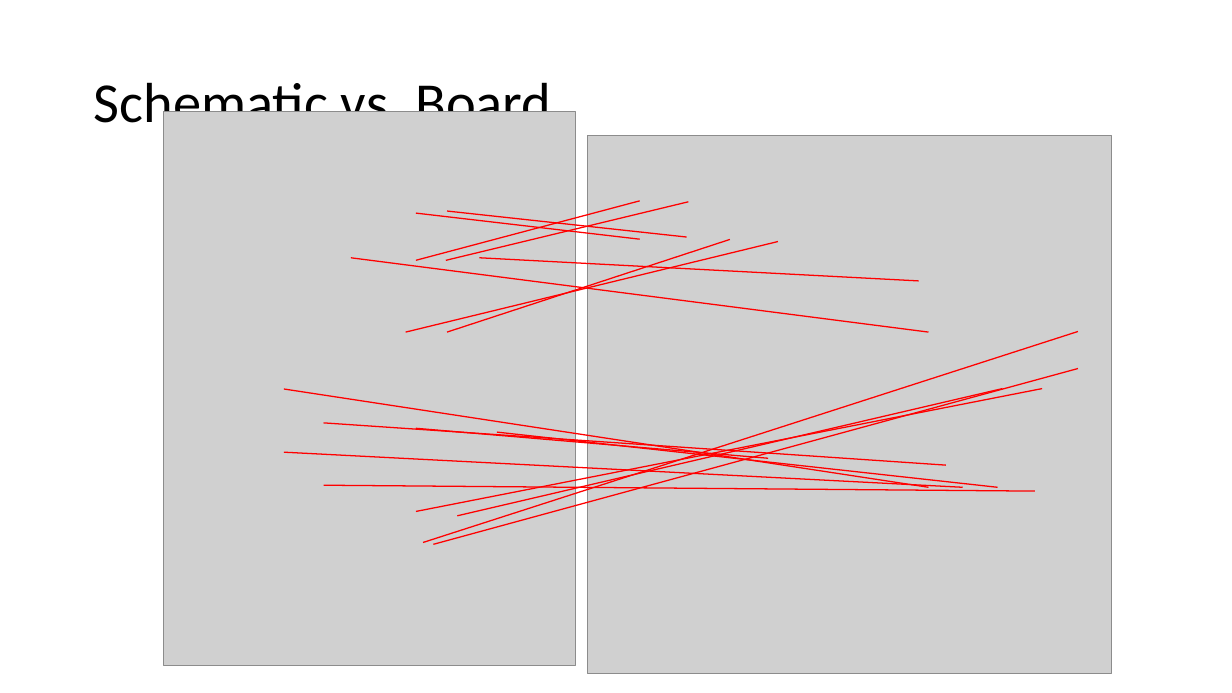
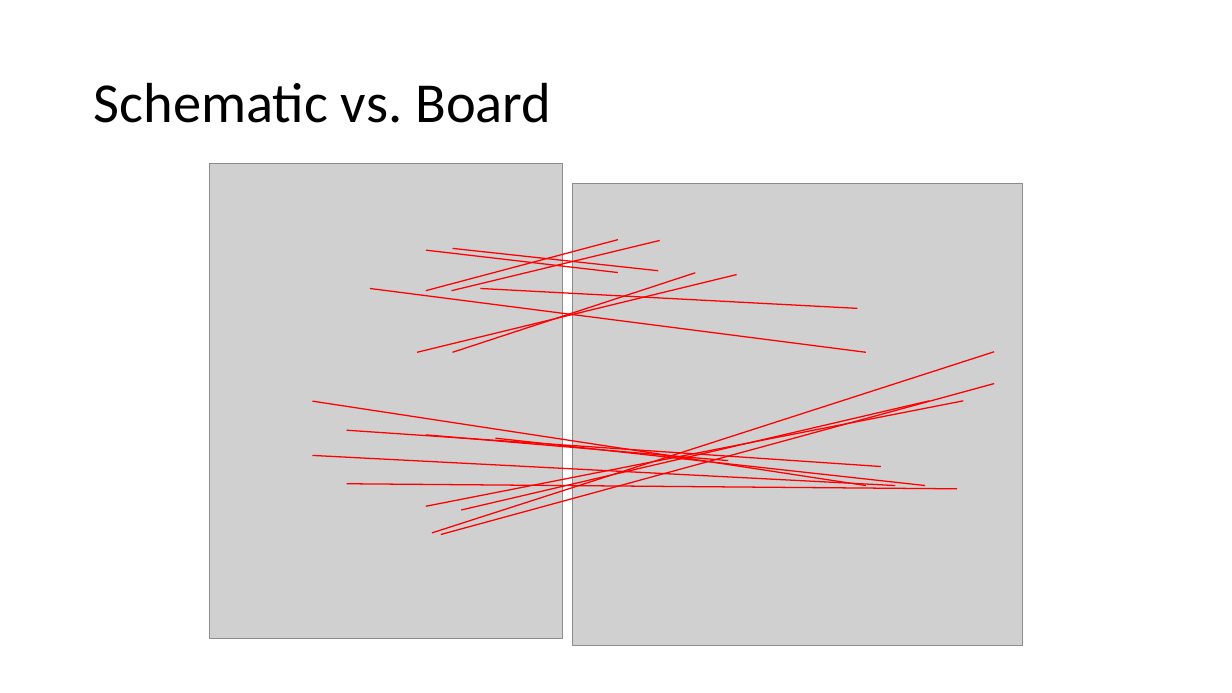
Before and after one commit to NVSL/QuadClass-Resources, a slide deck: slide 18 of labs/Introduction-To-Eagle/Introduction-To-Eagle.pptx (slide 17 before the commit). Drawn at 1232x693 pixels with LibreOffice and Linux fonts; fonts in the diff are those of the drawing; grey boxes stand for pictures. Boxes give left, top, right and bottom in pixels: in the first picture for what was removed or moved away, otherwise in the second. Text is boxed around its words. In the diff, an @@ line names an element or a change of style, - is before the commit and + after.

```diff
--- a/labs/Introduction-To-Eagle/Introduction-To-Eagle.pptx
+++ b/labs/Introduction-To-Eagle/Introduction-To-Eagle.pptx
@@ picture: place and size @@
-picture at bbox=[164, 112, 576, 665]
+picture at bbox=[209, 164, 563, 639]
@@ picture: place and size @@
-picture at bbox=[587, 135, 1111, 674]
+picture at bbox=[573, 183, 1023, 645]
@@ line moved from (416, 261) - (640, 201) to (426, 291) - (618, 239) @@
@@ line moved from (416, 213) - (640, 239) to (426, 250) - (618, 273) @@
@@ line moved from (446, 261) - (689, 201) to (452, 291) - (660, 240) @@
@@ line moved from (447, 211) - (687, 238) to (453, 249) - (658, 271) @@
@@ line moved from (351, 258) - (929, 332) to (370, 288) - (866, 352) @@
@@ line moved from (447, 332) - (730, 239) to (417, 352) - (737, 274) @@
@@ line moved from (406, 332) - (778, 241) to (453, 352) - (696, 273) @@
@@ line moved from (480, 258) - (919, 281) to (481, 288) - (858, 309) @@
@@ line moved from (416, 512) - (1043, 389) to (432, 533) - (994, 352) @@
@@ line moved from (457, 516) - (1003, 389) to (441, 534) - (994, 384) @@
@@ line moved from (284, 389) - (929, 487) to (312, 401) - (866, 485) @@
@@ line moved from (433, 544) - (1079, 369) to (426, 506) - (964, 401) @@
@@ line moved from (423, 543) - (1079, 332) to (461, 510) - (930, 401) @@
@@ line moved from (323, 423) - (946, 465) to (347, 431) - (881, 467) @@
@@ line moved from (416, 429) - (768, 458) to (426, 435) - (728, 461) @@
@@ line moved from (497, 433) - (998, 487) to (495, 438) - (925, 485) @@
@@ line moved from (284, 452) - (963, 487) to (312, 456) - (896, 485) @@
@@ line moved from (323, 485) - (1035, 492) to (347, 484) - (958, 489) @@
```
Also in this commit, not shown: 11 other slides changed, 1 slide added, 9 other files.
